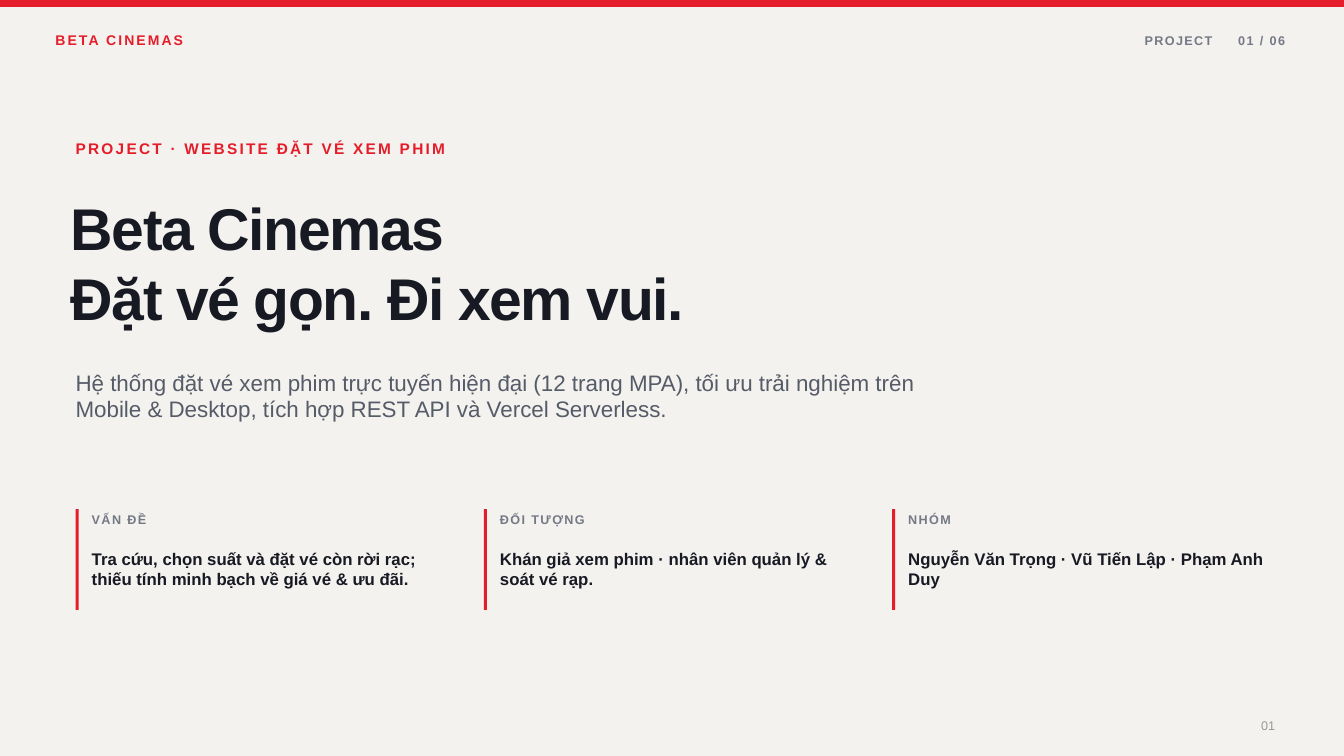
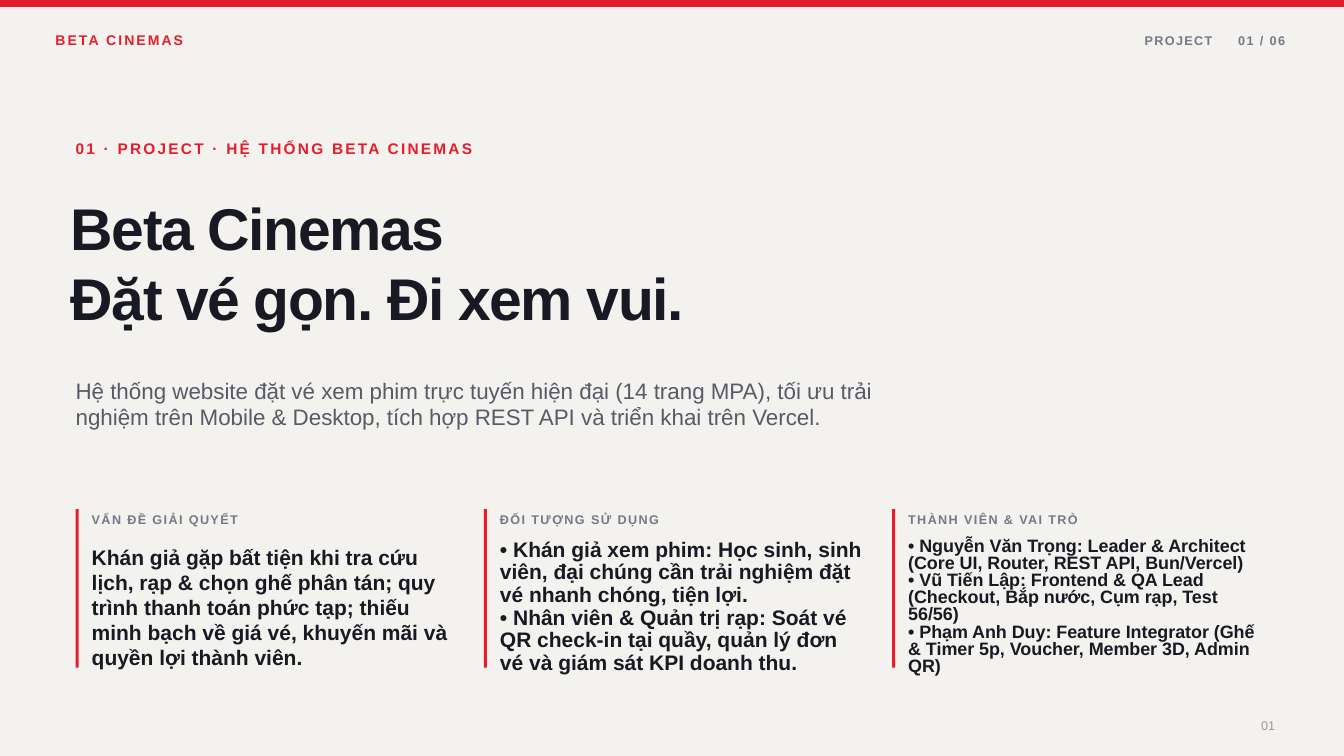
Before and after one commit to AsakiYuki/web2064-fa26, a slide deck: slide 1 of Beta-Cinemas-Presentation.pptx. Drawn at 1344x756 pixels with LibreOffice and Linux fonts; fonts in the diff are those of the drawing. Boxes give left, top, right and bottom in pixels: in the first picture for what was removed or moved away, otherwise in the second. Text is boxed around its words. In the diff, an @@ line names an element or a change of style, - is before the commit and + after.

```diff
--- a/Beta-Cinemas-Presentation.pptx
+++ b/Beta-Cinemas-Presentation.pptx
@@ text at box(76, 382, 872, 430): text changed @@
-Hệ thống đặt vé xem phim trực tuyến hiện đại (12 trang MPA), tối ưu trải nghiệm trên Mobile & Desktop, tích hợp REST API và Vercel Serverless.
+Hệ thống website đặt vé xem phim trực tuyến hiện đại (14 trang MPA), tối ưu trải nghiệm trên Mobile & Desktop, tích hợp REST API và triển khai trên Vercel.
@@ text at box(76, 382, 166, 404): text changed @@
-PROJECT · WEBSITE ĐẶT VÉ XEM PHIM
+01 · PROJECT · HỆ THỐNG BETA CINEMAS
@@ rectangle: place and size @@
-rectangle at box(76, 509, 79, 610)
+rectangle at box(76, 509, 79, 667)
@@ rectangle: place and size @@
-rectangle at box(484, 509, 487, 610)
+rectangle at box(484, 509, 487, 667)
@@ rectangle: place and size @@
-rectangle at box(892, 509, 895, 610)
+rectangle at box(892, 509, 895, 667)
@@ text at box(92, 514, 238, 527): text changed @@
-VẤN ĐỀ
+VẤN ĐỀ GIẢI QUYẾT
@@ text at box(500, 514, 659, 526): text changed @@
-ĐỐI TƯỢNG
+ĐỐI TƯỢNG SỬ DỤNG
@@ text at box(908, 538, 1255, 676): text changed; size 12 to 12.8 pt @@
-Nguyễn Văn Trọng · Vũ Tiến Lập · Phạm Anh Duy
+• Nguyễn Văn Trọng: Leader & Architect (Core UI, Router, REST API, Bun/Vercel)
+• Vũ Tiến Lập: Frontend & QA Lead (Checkout, Bắp nước, Cụm rạp, Test 56/56)
+• Phạm Anh Duy: Feature Integrator (Ghế & Timer 5p, Voucher, Member 3D, Admin QR)
@@ text at box(92, 549, 447, 670): text changed; size 12 to 15 pt @@
-Tra cứu, chọn suất và đặt vé còn rời rạc; thiếu tính minh bạch về giá vé & ưu đãi.
+Khán giả gặp bất tiện khi tra cứu lịch, rạp & chọn ghế phân tán; quy trình thanh toán phức tạp; thiếu minh bạch về giá vé, khuyến mãi và quyền lợi thành viên.
@@ text at box(500, 563, 548, 583): text changed @@
-NHÓM
+THÀNH VIÊN & VAI TRÒ
@@ text at box(500, 541, 861, 675): text changed; size 12 to 15 pt @@
-Khán giả xem phim · nhân viên quản lý & soát vé rạp.
+• Khán giả xem phim: Học sinh, sinh viên, đại chúng cần trải nghiệm đặt vé nhanh chóng, tiện lợi.
+• Nhân viên & Quản trị rạp: Soát vé QR check-in tại quầy, quản lý đơn vé và giám sát KPI doanh thu.
```
Also in this commit, not shown: 4 other slides changed, 1 slide added, 1 slide removed, 2 other files.
